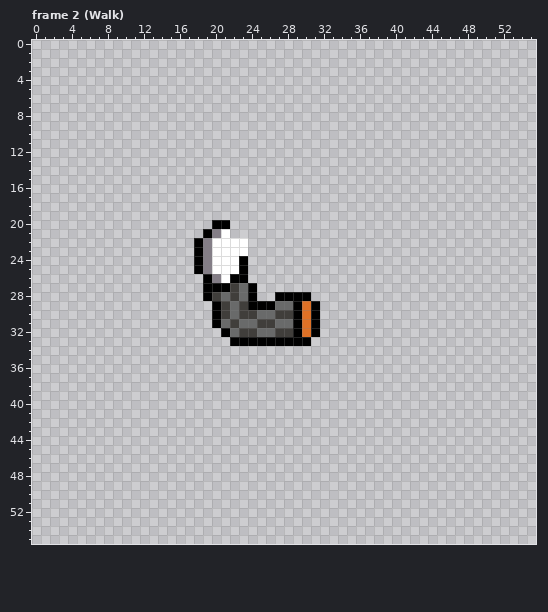
One commit to this pixel-art file: TerraGuardian Sprites/Outfits and Skins/Brutus/brutus_royal_guard_skin.aseprite. This is how it looked before the edit.
56x56 pixels, 30 frames. Colours within 5 levels of each other are drawn and written as one. Shown: frame 2 (Walk). The old version is drawn lined up with the new one. The commit also changed other frames, which this record leaves out.
New version:
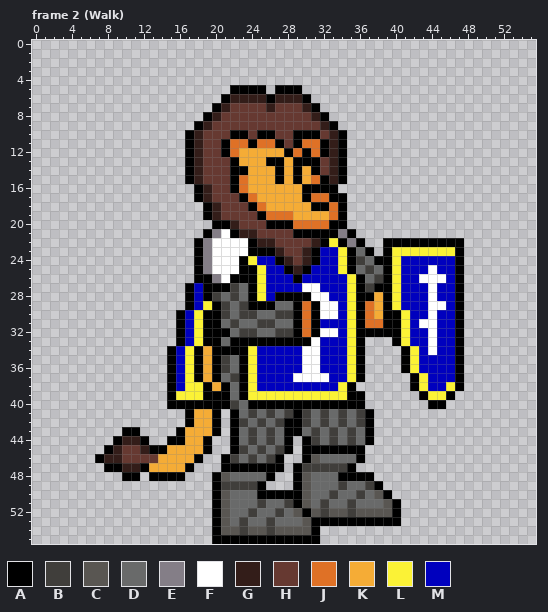
Palette (. is transparent): A #000000  B #403e3b  C #595652  D #696a6a  E #847e87  F #ffffff  G #331d19  H #663931  J #df7126  K #f5ac36  L #fbf236  M #0000be
Log entry: Fixed a problem where Brutus arm was drawn incorrectly.
Change:
whole drawing moved by +1,+0 (the old picture is shown already moved)
Changed rows in their new state; - is an unchanged pixel.
Frame 2 (Walk):
first column x 7:
 5 ---------------AAAA-AAA------------------
 6 --------------AGGGGAGGGA-----------------
 7 -------------AGHHHHGHHHGA----------------
 8 ------------AGHHHHHHHHHHGA---------------
 9 -----------AGHHHHHHHHHHHHGA--------------
10 ----------AGHHHAAHAAHHAAAHGA-------------
11 ----------AGHHAJJAJJAHAJJAGA-------------
12 ----------AGHHAJKKKKKAJAJAGA-------------
13 ----------AGHHHAKKKAAKAAAHGA-------------
14 ----------AGHHHAAKKKAKAKAHGA-------------
15 ----------AGHHHAJKKKAKAKJAGA-------------
16 -----------AGHHAJKKKKKKAAAA--------------
17 -----------AGHHHAJKKKKKAJJAA-------------
18 ------------AGHHHAJKKKKKAAJA-------------
19 ------------AGHHHHAJJJKKKKJA-------------
20 ---------------GHHHAAAJJJJAA-------------
21 ---------------AGGHHHHAAAAAEA------------
22 -----------------AGGHHHHGALAEA--AAAAAAAAA
23 -----------------AAAGHHGAMMLADA-ALLLLLLLA
24 -----------------LMMAGHGAMMLABDAALMMMMMMA
25 -----------------ALMMAGAMMMLADBDALMMMFMMA
26 -----------A-----ALMMMAMMMMMLADBALMMFFFMA
27 ----------AM------LMMMMFFMMMLABAALMMMFMMA
28 ----------AM------LM----FFMMLAAKALMMMFMMA
29 ----------AML------------FFMLAJKALMMMFFMA
30 ---------AMLA------------FFMLAJKAALMMFMMA
31 ---------AMLA------------MMMLAJJAALMFFMMA
32 ---------AMLAA-----------FFMLAAAAALMMFMMA
33 ---------AMLAAD---------FMMMLA---ALMMFMMA
34 --------AMLAKAAAALMMMMMFFMMMLA----ALMFMMA
35 --------AMLAKABDALMMMMMFFMMMLA----ALMMMMA
36 --------AMLAKABDALMMMMMFFMMMLA----ALMMMMA
37 --------AMLAKADBALMMMMFFFFMMLA-----ALMMMA
38 --------AMLLAKADALMMMMMMMMMLA------ALMMLA
39 --------ALLLAAADALLLLLLLLLLLAA------ALLA-
40 --------AAAAAAABDAAAAAAAAAAAAA-------AA--
41 ----------AKKA-ADBDBDBABDBDBDBA----------
42 ----------AKKA-ABDBDBAABDBDBDBA----------
43 ---AA----AKKKA-ADBDBDAADBDBDBDA----------
44 --AGGA--AAKKA--ADBDBDA-ABDBDBDA----------
45 -AGHHGAAKKKKA--ABDBDBA-AAAAAAA-----------
46 AGGHHHHKKKKA--ABDBDBA--ACDDDDA-----------
47 -AAGGAKKKKA---AAAAAAA-ABBBBBA------------
48 ---AA-AAAA---ACDDDDA--ACDDDAAAA----------
49 -------------ABBBBA---ACDDDBDDBA---------
50 -------------ACDDDAAAAACDDBDDBDCA--------
51 -------------ACDDDBDDBACDBDDBDDDCA-------
52 -------------ACDDBDDBDCACBCCBCCCCA-------
53 -------------ACDBDDBDDDCAAAAAAAAAA-------
54 -------------ACCBCCBCCCCA----------------
55 -------------AAAAAAAAAAAA----------------
Where, in picture pixels (left, top, right, bottom), the same in both pictures:
added: (95, 85, 464, 544)
